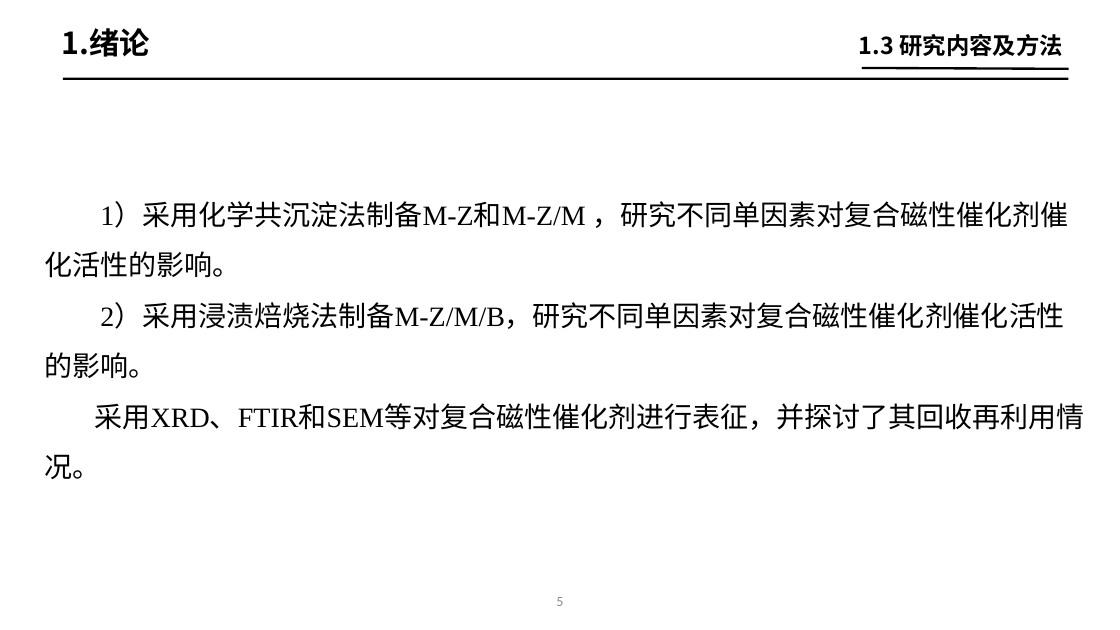
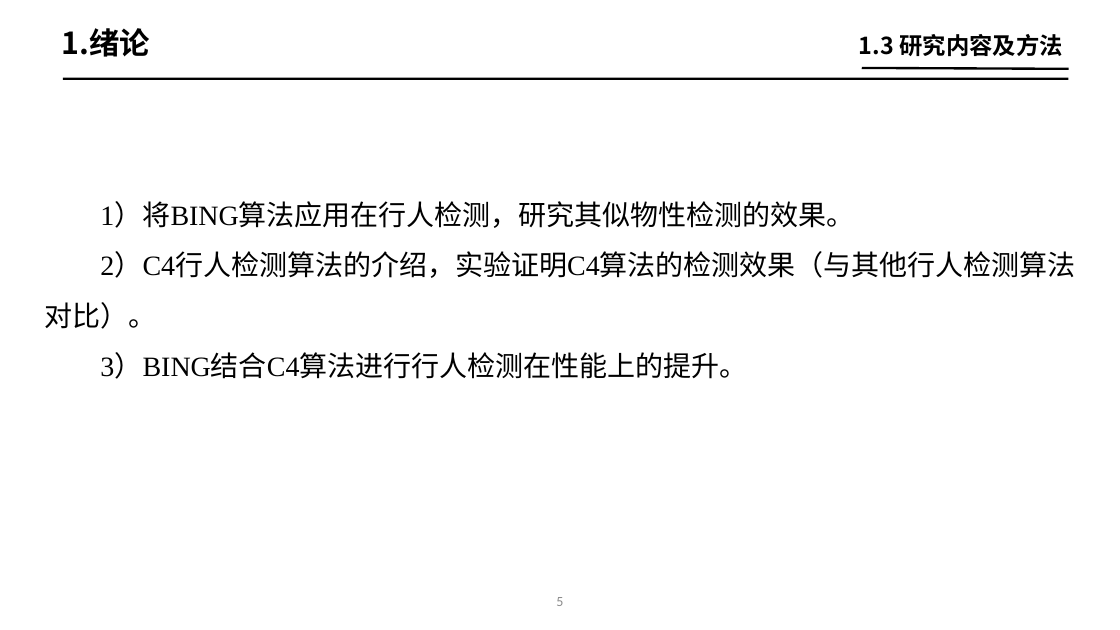
Before and after one commit to ailungoal/paper, a slide deck: slide 6 of 【王卫芳】硕士学位论文答辩.pptx (slide 7 before the commit). Drawn at 1120x630 pixels with LibreOffice and Linux fonts; fonts in the diff are those of the drawing. Boxes give left, top, right and bottom in pixels: in the first picture for what was removed or moved away, otherwise in the second. Text is boxed around its words. In the diff, an @@ line names an element or a change of style, - is before the commit and + after.

Commit message:
dfa

```diff
--- a/【王卫芳】硕士学位论文答辩.pptx
+++ b/【王卫芳】硕士学位论文答辩.pptx
@@ text at (45,204,1075,379): text changed @@
-1）采用化学共沉淀法制备M-Z和M-Z/M ，研究不同单因素对复合磁性催化剂催化活性的影响。
-2）采用浸渍焙烧法制备M-Z/M/B，研究不同单因素对复合磁性催化剂催化活性的影响。
-采用XRD、FTIR和SEM等对复合磁性催化剂进行表征，并探讨了其回收再利用情况。
+1）将BING算法应用在行人检测，研究其似物性检测的效果。
+2）C4行人检测算法的介绍，实验证明C4算法的检测效果（与其他行人检测算法对比）。
+3）BING结合C4算法进行行人检测在性能上的提升。
```
Also in this commit, not shown: 10 other slides changed, 14 slides added, 15 slides removed.
